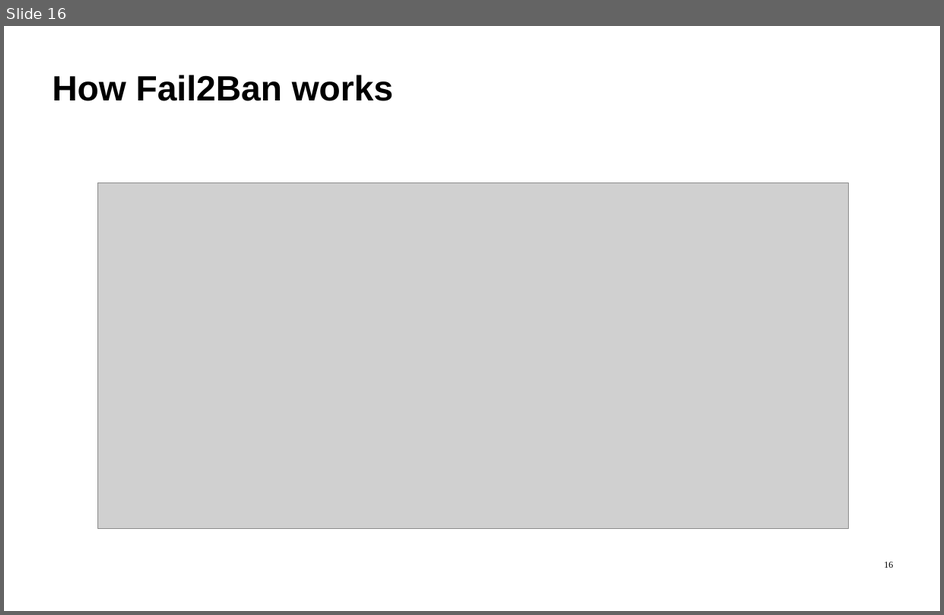
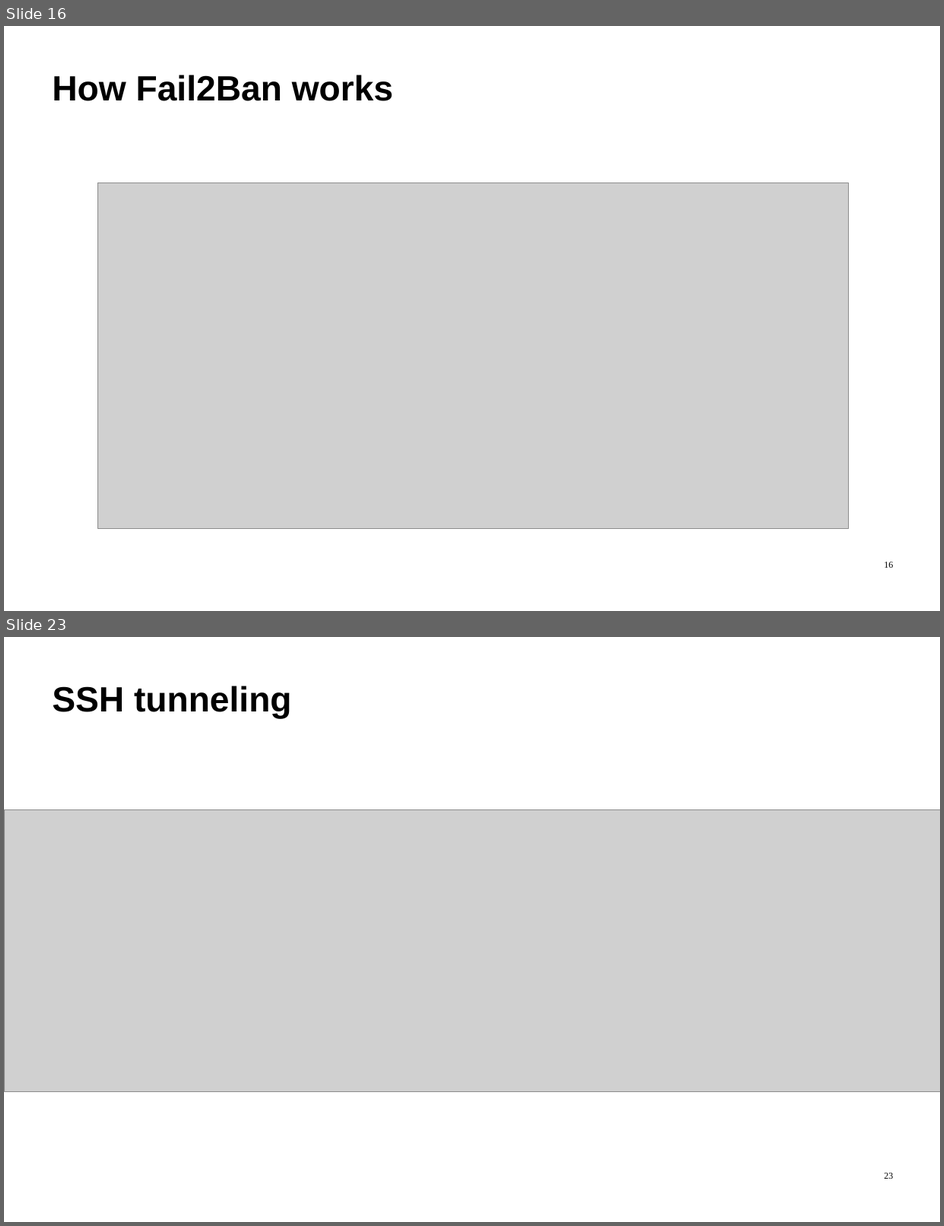
Before and after one commit to ImadSaddik/FullStackDeploymentHandbook, a slide deck: course-assets/slides/full_stack_deployment_guide.odp. Shown one above the other, each under a label of ours: slide 16 before the commit, slides 16 and 23 after it; the slides between them are not shown. The pictures are 944x615 and 944x1226 pixels, drawn with LibreOffice and Linux fonts; fonts in the diff are those of the drawing; grey boxes stand for pictures. Boxes give left, top, right and bottom in pixels: in the first picture for what was removed or moved away, otherwise in the second. Text is boxed around its words. In the diff, an @@ line names an element or a change of style, - is before the commit and + after.

```diff
--- a/course-assets/slides/full_stack_deployment_guide.odp
+++ b/course-assets/slides/full_stack_deployment_guide.odp
@@ slide 23 added at (4,637,940,1222), background #FFFFFF @@
@@ text added at (52,686,292,718), 54 pt, text #000000, bold @@
+SSH tunneling
@@ picture added at (4,810,940,1091) @@
@@ page number added at (884,1173,893,1179), 14 pt, text #000000 @@
+23
```
Also in this commit, not shown: 8 other slides added, 1 other file.
